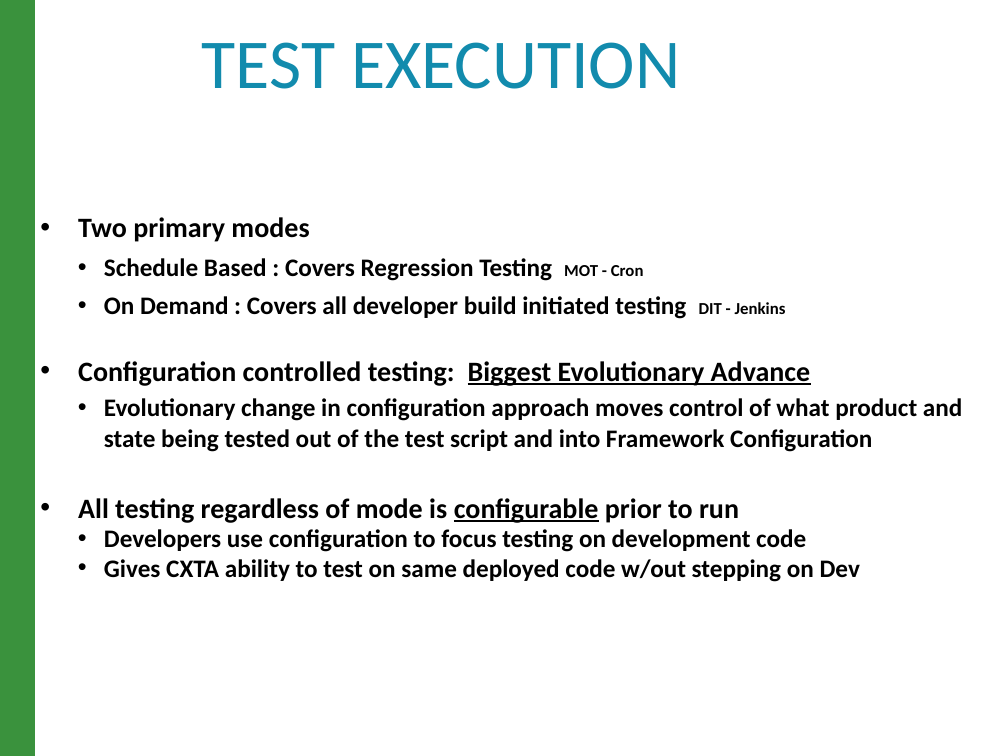
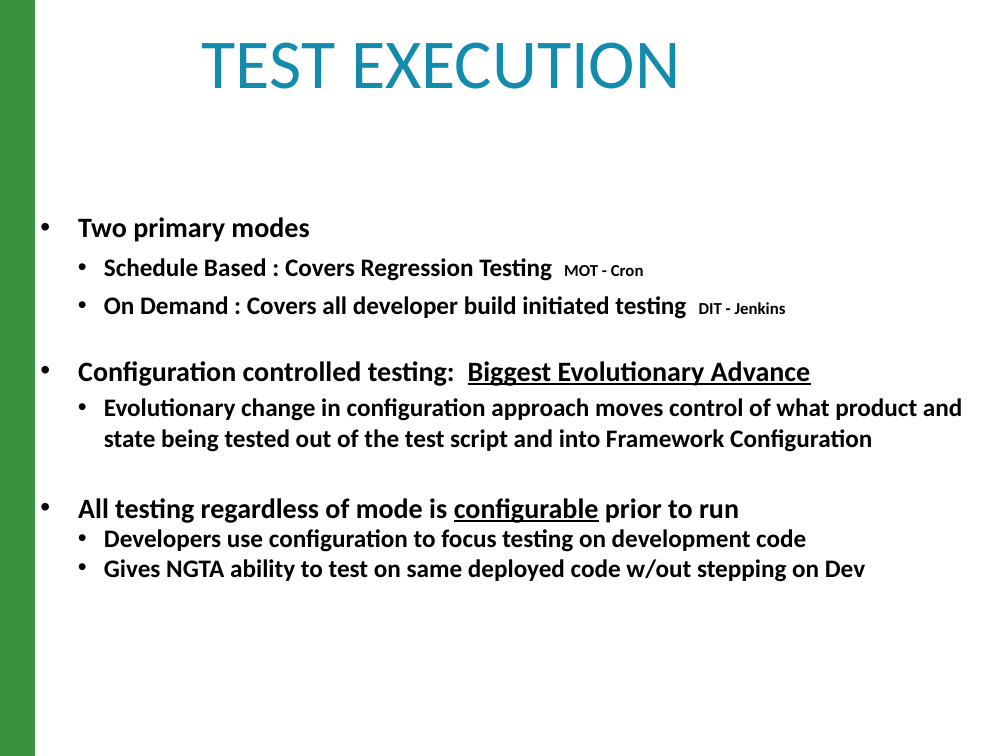
Before and after one commit to raghav9329/mainProf, a slide deck: slide 7 of CurrentWork_Delta/CX_StrategyPowerPoint.pptx (slide 9 before the commit). Drawn at 1008x756 pixels with LibreOffice and Linux fonts; fonts in the diff are those of the drawing. Boxes give left, top, right and bottom in pixels: in the first picture for what was removed or moved away, otherwise in the second. Text is boxed around its words. In the diff, an @@ line names an element or a change of style, - is before the commit and + after.

```diff
--- a/CurrentWork_Delta/CX_StrategyPowerPoint.pptx
+++ b/CurrentWork_Delta/CX_StrategyPowerPoint.pptx
@@ text at bbox=[104, 559, 865, 582]: text changed @@
-  • Gives CXTA ability to test on same deployed code w/out stepping on Dev
+  • Gives NGTA ability to test on same deployed code w/out stepping on Dev
```
Also in this commit, not shown: 10 other slides changed, 10 other files.
